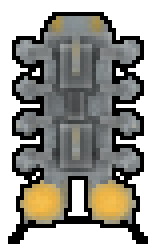
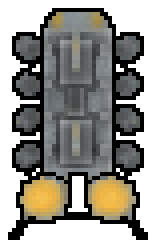
Layer changes from the first 152 x 248 image to the second:
painted on "perimetro" over [8, 8, 148, 244]
painted on "tank.png" over [8, 8, 144, 240]
